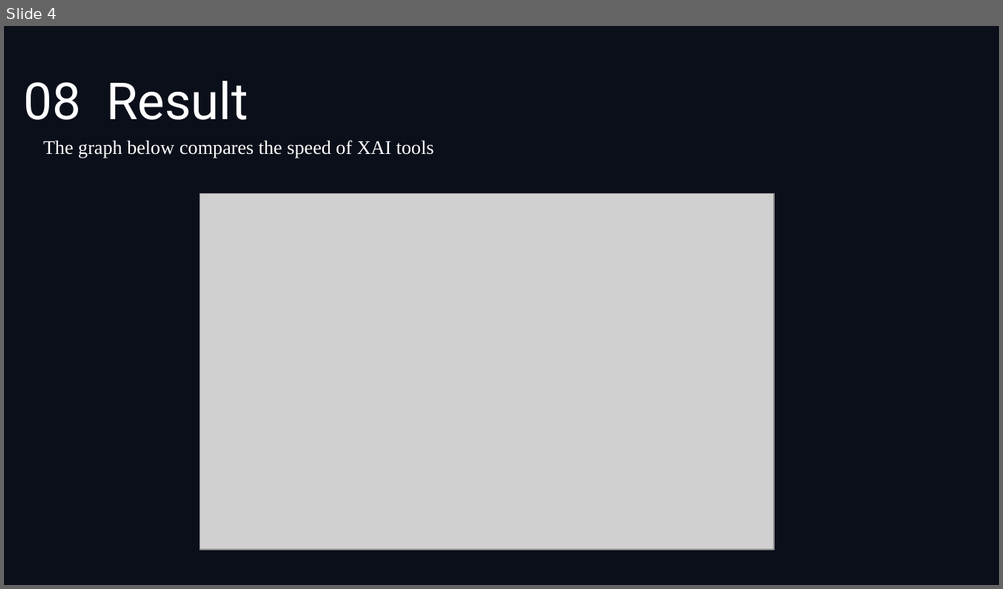
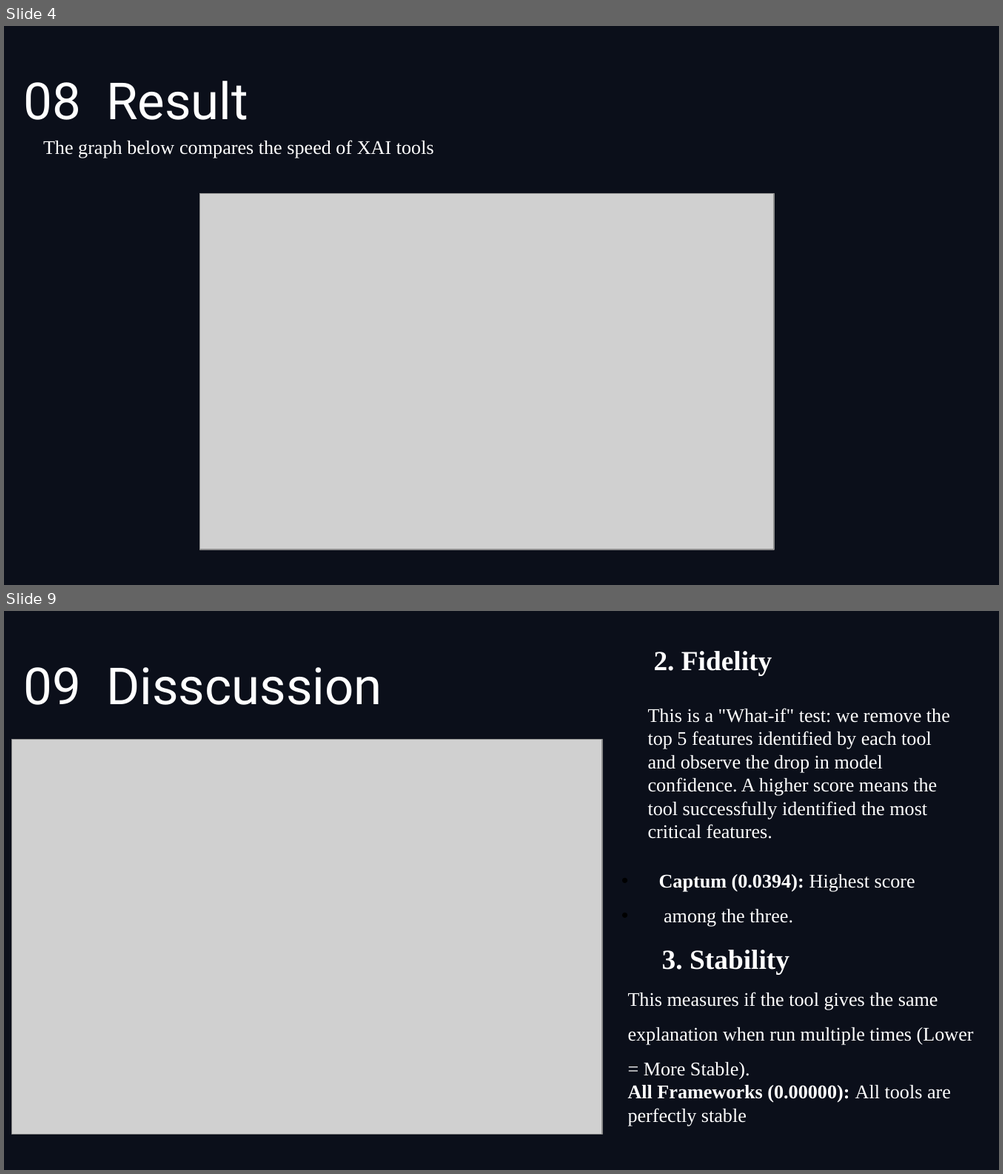
Before and after one commit to Anfal2004/XAI_M2, a slide deck: ST4CS_PPT.pptx. Shown one above the other, each under a label of ours: slide 4 before the commit, slides 4 and 9 after it; the slides between them are not shown. The pictures are 1003x589 and 1003x1174 pixels, drawn with LibreOffice and Linux fonts; fonts in the diff are those of the drawing; grey boxes stand for pictures; background and template pictures are left out. Boxes give left, top, right and bottom in pixels: in the first picture for what was removed or moved away, otherwise in the second. Text is boxed around its words. In the diff, an @@ line names an element or a change of style, - is before the commit and + after.

```diff
--- a/ST4CS_PPT.pptx
+++ b/ST4CS_PPT.pptx
@@ slide 9 added at box(4, 611, 999, 1170), background picture (left out) @@
@@ text added at box(654, 651, 771, 675), 20 pt, text #FFFFFF, bold @@
+2. Fidelity
@@ title added at box(23, 667, 382, 705), 37 pt, text #FFFFFF @@
+09 Disscussion
@@ text added at box(648, 708, 950, 839), 14 pt, text #FFFFFF @@
+This is a "What-if" test: we remove the top 5 features identified by each tool and observe the drop in model confidence. A higher score means the tool successfully identified the most critical features.
@@ picture added at box(12, 739, 602, 1134) @@
@@ text added at box(659, 874, 915, 927), 14 pt, text #FFFFFF @@
+• Captum (0.0394): Highest score
+• among the three.
@@ text added at box(662, 950, 789, 974), 20 pt, text #FFFFFF, bold @@
+3. Stability
@@ text added at box(628, 992, 973, 1127), 14 pt, text #FFFFFF @@
+This measures if the tool gives the same explanation when run multiple times (Lower = More Stable).
+All Frameworks (0.00000): All tools are perfectly stable
```
Also in this commit, not shown: 3 slides changed, 2 other slides added, 2 slides removed.
